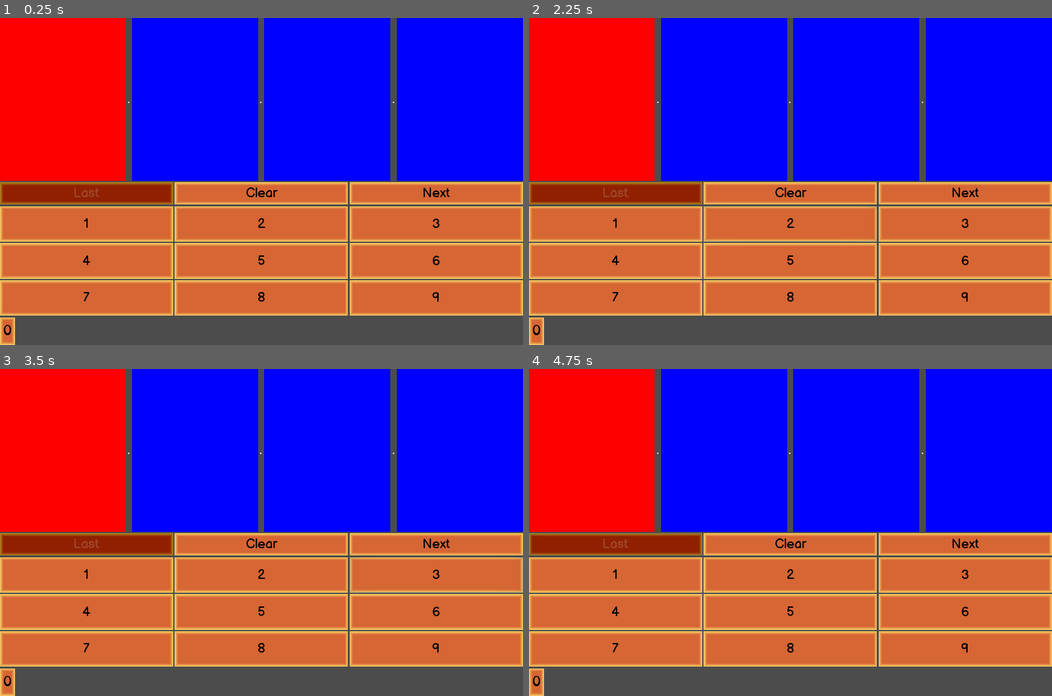
Above: before the commit, frames 1-4 (two rows, left to right).
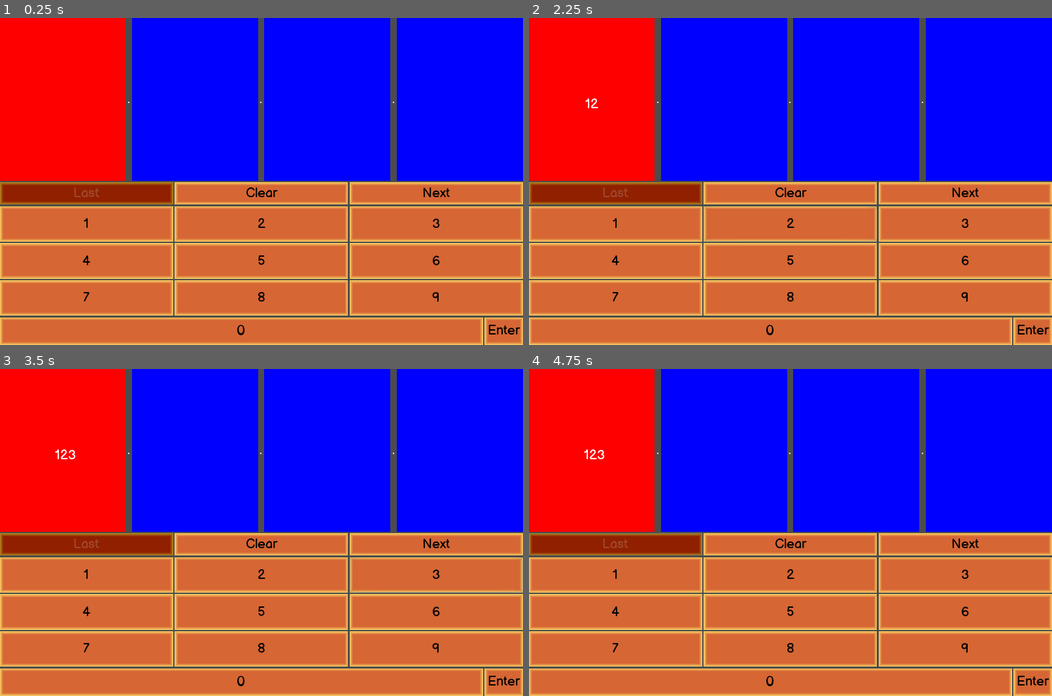
Above: after the commit, the same moments.

Repository: RaccoonHandsProductions/CanningSeason
Game: Godot game, scene res://UI/IPEntryControl.tscn
The game is run twice, just before and just after one commit, with the same random seed, the same clock (stepped at 60 frames per second) and the same inputs. This scene is started directly instead of the project's main scene.
Inputs (mouse positions are in pixels of both pictures, inside the frame that each line leads up to):
- Up to frame 1 (0.25 s): no input
- Up to frame 2 (2.25 s): click "Clear" at 0.5 s; click "1" at 1.25 s; click "2" at 2 s
- Up to frame 3 (3.5 s): click "3" at 2.75 s
- Up to frame 4 (4.75 s): click "4" at 3.5 s; click (617, 545) at 4.25 s, where only the run after the commit has a clickable "Last"

The runs differ from the first frame. In frame 1, 8.2% of the frame differs, in the area x 0-100%, y 91-100%; in frame 2, 8.2%; in frame 3, 8.3%, in the area x 0-100%, y 24-100%; in frame 4, 8.3%.
Error before the commit: Invalid get index 'text' (on base: 'Panel (OctetField.gd)'). (res://UI/OctetDisplay.gd:33)

Commit message:
Reorganized and refactored everything, works better and so far only need to get the finalized_address aspect working otherwise further instruction needed

Diff:
--- a/project/JoinServer/JoinServer.tscn
+++ b/project/JoinServer/JoinServer.tscn
@@ -8,9 +8,6 @@
 anchor_bottom = 1.0
 theme = ExtResource( 2 )
 script = ExtResource( 1 )
-__meta__ = {
-"_edit_use_anchors_": false
-}
 
 [node name="HostIpLabel" type="Label" parent="."]
 anchor_left = 0.5
--- a/project/MainMenu/MainMenu.tscn
+++ b/project/MainMenu/MainMenu.tscn
@@ -8,9 +8,6 @@
 anchor_bottom = 1.0
 theme = ExtResource( 2 )
 script = ExtResource( 1 )
-__meta__ = {
-"_edit_use_anchors_": false
-}
 
 [node name="Title" type="Label" parent="."]
 anchor_left = 0.5
--- a/project/UI/IPEntryControl.gd
+++ b/project/UI/IPEntryControl.gd
@@ -6,43 +6,139 @@
 var octet_2_entry : String
 var octet_3_entry : String
 
+var current_section
+var current_section_label
+var current_field_index := 1
+var ip_octet : String
+var ip_array = []
+
+
+onready var field_one = get_node("VBoxContainer/OctetDisplay/OctetField")
+onready var field_two = get_node("VBoxContainer/OctetDisplay/OctetField2")
+onready var field_three = get_node("VBoxContainer/OctetDisplay/OctetField3")
+onready var field_four = get_node("VBoxContainer/OctetDisplay/OctetField4")
+
+onready var field_one_label = get_node("VBoxContainer/OctetDisplay/OctetField/Label")
+onready var field_two_label = get_node("VBoxContainer/OctetDisplay/OctetField2/Label")
+onready var field_three_label = get_node("VBoxContainer/OctetDisplay/OctetField3/Label")
+onready var field_four_label = get_node("VBoxContainer/OctetDisplay/OctetField4/Label")
+
+onready var OctetDisplay = get_node("VBoxContainer/OctetDisplay")
 onready var backButton = get_node("VBoxContainer/HBoxContainer2/VBoxContainer2/userBoxPosition/PreviousBoxPriority")
 onready var nextButton = get_node("VBoxContainer/HBoxContainer2/VBoxContainer2/userBoxPosition/NextBoxPriority")
-
 onready var button_array = get_tree().get_nodes_in_group("number_buttons")
 
 func _ready():
 	for button in button_array:
-		button.connect("pressed", $VBoxContainer/OctetDisplay, "on_number_Button_pressed",
+		button.connect("pressed", self, "on_number_Button_pressed",
 			[ int( button.name.substr(5) ) ])
-
+	_choose_Display_field(current_field_index)
 
 func finialize_address(octet_0:String, octet_1:String,
 	octet_2:String, octet_3:String):
 		return(octet_0 +"."+ octet_1 +"."+ octet_2 +"."+ octet_3)
 
-func _on_OctetDisplay_nextButtonToggle():
-	nextButton.disabled = not nextButton.disabled
+func on_ip_complete(ip : Array):
+	for octet in ip:
+		var octet_num = int(octet)
+		if octet_num < 0 or octet_num > 255:
+			assert(false, "your IP does not exist")
+		else:
+			print(ip)
 
+func on_number_Button_pressed(num:int):
+		if ip_octet.length() < 3:
+			ip_octet += str(num) #creates octet string
+			current_section_label.text += str(num)
+		elif ip_array.size() == 3 :
+			for buttons in button_array:
+				buttons.disabled = true
+		elif ip_octet.length() == 3:
+			ip_array.append(ip_octet)
+			ip_octet = ""
+			current_field_index += 1
+			_choose_Display_field(current_field_index)
 
-func _on_OctetDisplay_backButtonToggle():
-	backButton.disabled = not backButton.disabled
+func _choose_Display_field(field):
+	match field:
+		1:
+			current_section = field_one
+			current_field_index = 1
+			current_section_label = field_one_label
+			current_section.has_focus = true
+			field_two.has_focus = false
+			field_three.has_focus = false
+			field_four.has_focus = false
+			backButton.disabled = true
+			update()
+		2:
+			current_section = field_two
+			current_field_index = 2
+			current_section_label = field_two_label
+			field_one.has_focus = false
+			current_section.has_focus = true
+			field_three.has_focus = false
+			field_four.has_focus = false
+			backButton.disabled = false
+			nextButton.disabled = false
+			update()
+		3:
+			current_section = field_three
+			current_field_index = 3
+			current_section_label = field_three_label
+			field_one.has_focus = false
+			field_two.has_focus = false
+			current_section.has_focus = true
+			field_four.has_focus = false
+			backButton.disabled = false
+			nextButton.disabled = false
+			update()
+		4:
+			current_section = field_four
+			current_field_index = 4
+			current_section_label = field_four_label
+			field_one.has_focus = false
+			field_two.has_focus = false
+			field_three.has_focus = false
+			current_section.has_focus = true
+			backButton.disabled = false
+			nextButton.disabled = true
+			update()
 
 func _on_NextBoxPriority_pressed():
-	if $VBoxContainer/OctetDisplay.current_section_index == 1:
-		_on_OctetDisplay_backButtonToggle()
-	$VBoxContainer/OctetDisplay.current_section_index += 1
-	if $VBoxContainer/OctetDisplay.current_section_index == 3:
-		_on_OctetDisplay_nextButtonToggle()
-	$VBoxContainer/OctetDisplay.octet_array[$VBoxContainer/OctetDisplay.current_section_index-1].has_focus = false
-	$VBoxContainer/OctetDisplay.octet_array[$VBoxContainer/OctetDisplay.current_section_index].has_focus = true
+	current_field_index += 1
+	_choose_Display_field(current_field_index)
+	ip_array.append(ip_octet)
+	ip_octet = ""
 
 
 func _on_PreviousBoxPriority_pressed():
-	if $VBoxContainer/OctetDisplay.current_section_index == 3:
-		_on_OctetDisplay_nextButtonToggle()
-	$VBoxContainer/OctetDisplay.current_section_index -= 1
-	if $VBoxContainer/OctetDisplay.current_section_index == 0:
-		_on_OctetDisplay_backButtonToggle()
-	$VBoxContainer/OctetDisplay.octet_array[$VBoxContainer/OctetDisplay.current_section_index+1].has_focus = false
-	$VBoxContainer/OctetDisplay.octet_array[$VBoxContainer/OctetDisplay.current_section_index].has_focus = true
+	ip_array.pop_back()
+	current_section_label.text = ""
+	if button_array[2].disabled == true:
+		for buttons in button_array:
+				buttons.disabled = false
+	current_field_index -= 1
+	_choose_Display_field(current_field_index)
+	ip_array.append(ip_octet)
+	ip_octet = ""
+
+
+func _on_ClearBox_pressed():
+	ip_array.clear()
+	field_one_label.text = ""
+	field_two_label.text = ""
+	field_three_label.text = ""
+	field_four_label.text = ""
+	ip_octet = ""
+	current_field_index = 1
+
+	for buttons in button_array:
+		buttons.disabled = false
+	nextButton.disabled = false
+	_choose_Display_field(current_field_index)
+
+
+func _on_enterButton_pressed():
+	finialize_address(ip_array.pop_at(0), ip_array.pop_at(1), ip_array.pop_at(2), ip_array.pop_at(3))
+	#close scene and use ip
--- a/project/UI/IPEntryControl.tscn
+++ b/project/UI/IPEntryControl.tscn
@@ -14,16 +14,10 @@
 anchor_bottom = 1.0
 theme = ExtResource( 3 )
 script = ExtResource( 1 )
-__meta__ = {
-"_edit_use_anchors_": false
-}
 
 [node name="VBoxContainer" type="VBoxContainer" parent="."]
 anchor_right = 1.0
 anchor_bottom = 1.0
-__meta__ = {
-"_edit_use_anchors_": false
-}
 
 [node name="OctetDisplay" parent="VBoxContainer" instance=ExtResource( 4 )]
 anchor_right = 0.0
@@ -165,13 +159,20 @@
 size_flags_stretch_ratio = 0.25
 
 [node name="Button0" type="Button" parent="VBoxContainer/HBoxContainer2/VBoxContainer2/HBoxContainer" groups=["number_buttons"]]
-margin_right = 37.0
+margin_right = 1180.0
 margin_bottom = 67.0
-size_flags_horizontal = 2
+size_flags_horizontal = 3
 custom_fonts/font = SubResource( 1 )
 text = "0"
 
-[connection signal="backButtonToggle" from="VBoxContainer/OctetDisplay" to="." method="_on_OctetDisplay_backButtonToggle"]
-[connection signal="nextButtonToggle" from="VBoxContainer/OctetDisplay" to="." method="_on_OctetDisplay_nextButtonToggle"]
+[node name="enterButton" type="Button" parent="VBoxContainer/HBoxContainer2/VBoxContainer2/HBoxContainer"]
+margin_left = 1184.0
+margin_right = 1280.0
+margin_bottom = 67.0
+theme = ExtResource( 3 )
+text = "Enter"
+
 [connection signal="pressed" from="VBoxContainer/HBoxContainer2/VBoxContainer2/userBoxPosition/PreviousBoxPriority" to="." method="_on_PreviousBoxPriority_pressed"]
+[connection signal="pressed" from="VBoxContainer/HBoxContainer2/VBoxContainer2/userBoxPosition/ClearBox" to="." method="_on_ClearBox_pressed"]
 [connection signal="pressed" from="VBoxContainer/HBoxContainer2/VBoxContainer2/userBoxPosition/NextBoxPriority" to="." method="_on_NextBoxPriority_pressed"]
+[connection signal="pressed" from="VBoxContainer/HBoxContainer2/VBoxContainer2/HBoxContainer/enterButton" to="." method="_on_enterButton_pressed"]
--- a/project/UI/OctetDisplay.gd
+++ b/project/UI/OctetDisplay.gd
@@ -1,53 +1,4 @@
 extends HBoxContainer
 
-signal nextButtonToggle
-signal backButtonToggle
-
-var current_section
-var ip_octet : String
-var ip_array = []
-var current_text_index := -1
-var current_section_index := 0
-var current_index := 0
-
-onready var octet_array = [$OctetField, $OctetField2, $OctetField3, $OctetField4]
-
 func _ready():
-	current_section = octet_array[0]
-	octet_array[0].has_focus = true
-
-
-func on_ip_complete(ip_array : Array):
-	for octet in ip_array:
-		var octet_num = int(octet)
-		if octet_num < 0 or octet_num > 255:
-			assert(false, "your IP does not exist")
-		else:
-			print(ip_array)
-
-func on_number_Button_pressed(num:int):
-	ip_octet += str(num)
-	current_text_index += 1
-	match current_text_index:
-		0:
-			current_section.text += str(num)
-			current_index += 1
-		1:
-			current_section.text += str(num)
-			current_index += 1
-		2:
-			current_section.text += str(num)
-			current_index += 1
-			current_text_index = -1
-			ip_array.append(ip_octet)
-			if current_index < 12:
-				current_section_index += 1
-				ip_octet = ""
-			elif current_index == 12:
-				on_ip_complete(ip_array)
-				return ip_array
-
-	if current_section_index > 3:
-		assert(false, "next section is out of bounds")
-	else:
-		current_section = octet_array[current_section_index]
+	pass
--- a/project/UI/OctetDisplay.tscn
+++ b/project/UI/OctetDisplay.tscn
@@ -9,9 +9,6 @@
 size_flags_horizontal = 3
 size_flags_vertical = 3
 script = ExtResource( 1 )
-__meta__ = {
-"_edit_use_anchors_": false
-}
 
 [node name="OctetField" parent="." instance=ExtResource( 2 )]
 anchor_right = 0.0
--- a/project/UI/OctetField.tscn
+++ b/project/UI/OctetField.tscn
@@ -6,9 +6,6 @@
 anchor_right = 1.0
 anchor_bottom = 1.0
 script = ExtResource( 1 )
-__meta__ = {
-"_edit_use_anchors_": false
-}
 
 [node name="Label" type="Label" parent="."]
 anchor_left = 0.5
@@ -20,6 +17,3 @@
 margin_right = 20.0
 margin_bottom = 7.0
 align = 1
-__meta__ = {
-"_edit_use_anchors_": false
-}
